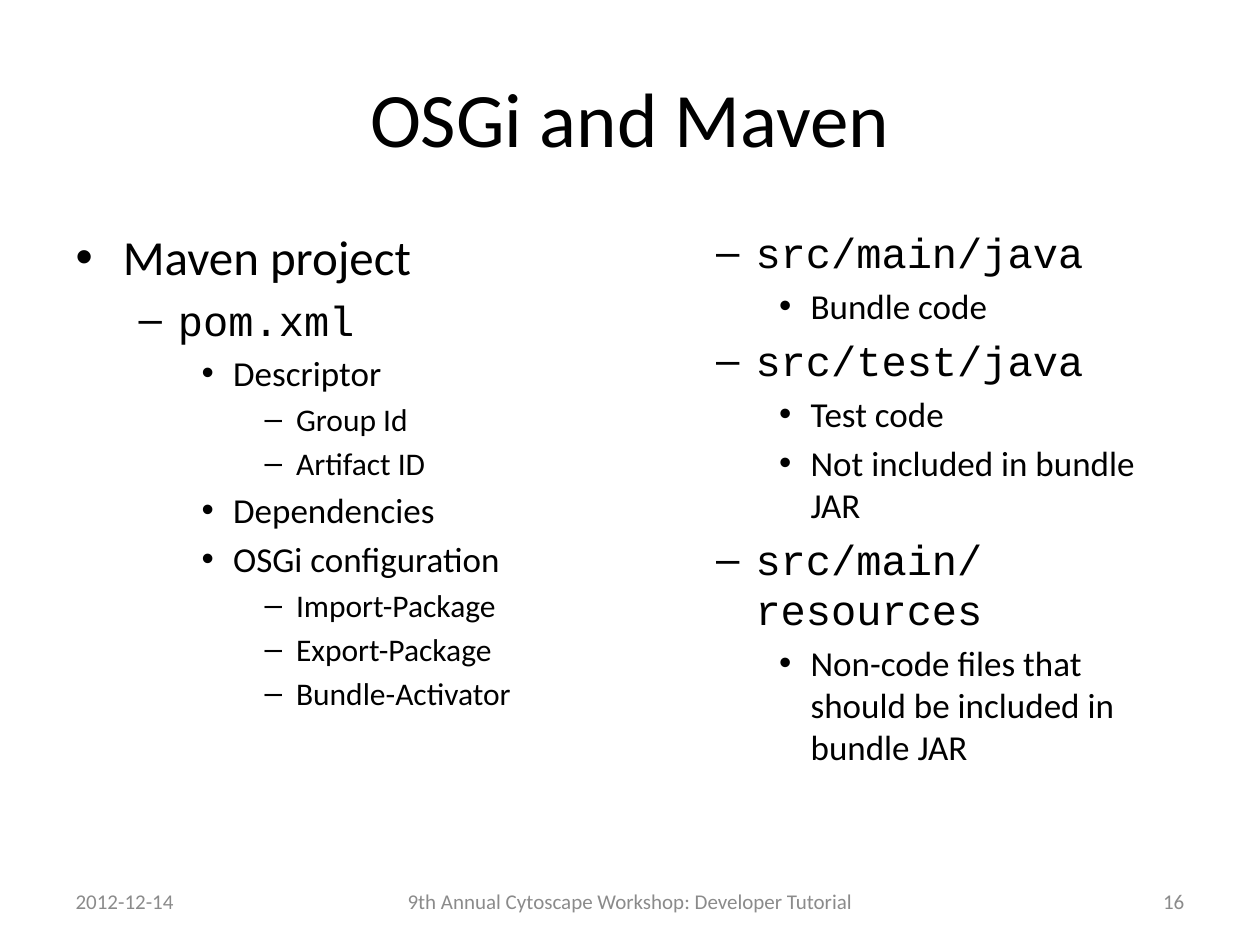
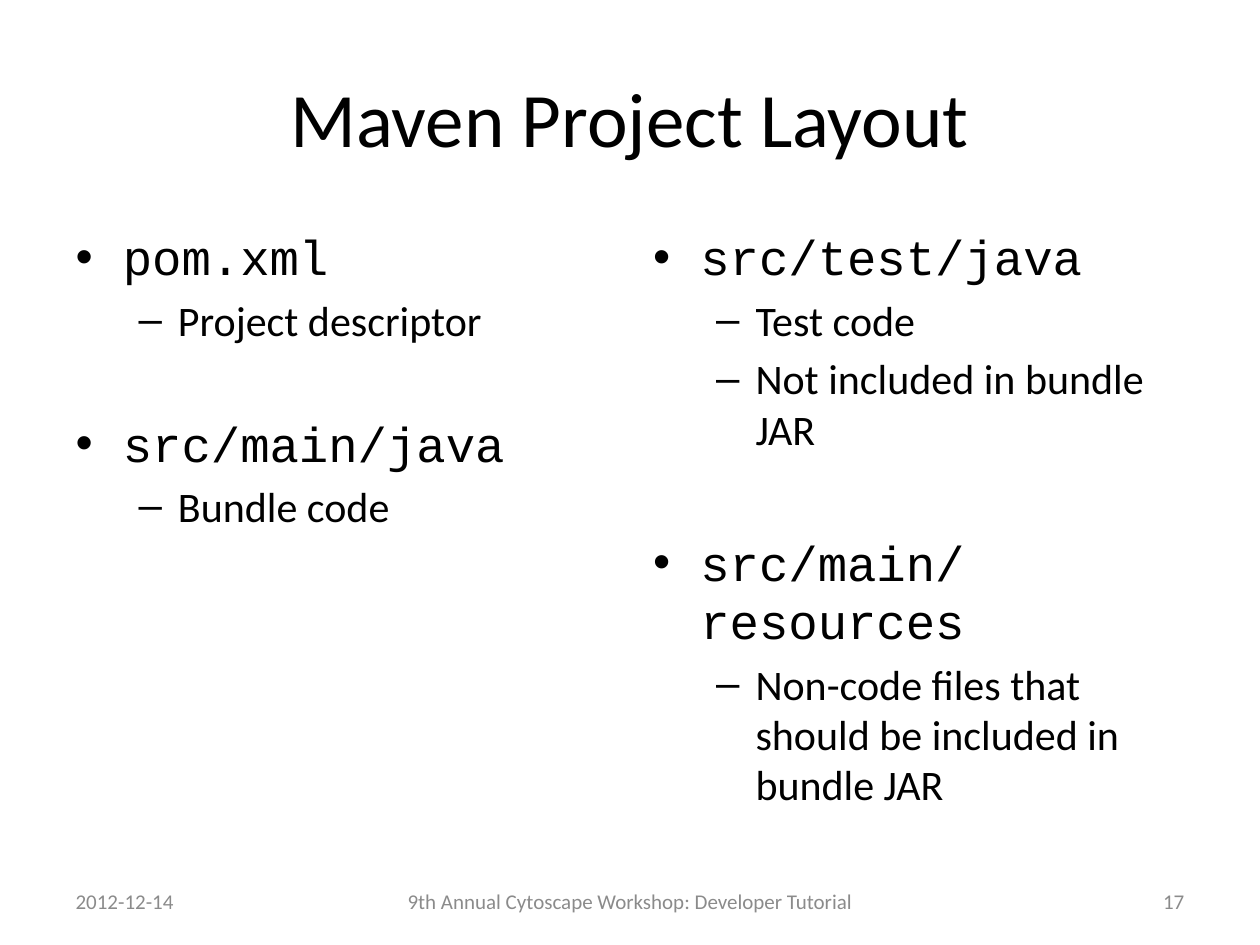
Before and after one commit to jrrmzz/cy3-dev-tutorial, a slide deck: slide 17 of slides.pptx (slide 16 before the commit). Drawn at 1260x945 pixels with LibreOffice and Linux fonts; fonts in the diff are those of the drawing. Boxes give left, top, right and bottom in pixels: in the first picture for what was removed or moved away, otherwise in the second. Text is boxed around its words. In the diff, an @@ line names an element or a change of style, - is before the commit and + after.

Commit message:
Updated slides

```diff
--- a/slides.pptx
+++ b/slides.pptx
@@ title at [290, 94, 968, 161]: text changed @@
-OSGi and Maven
+Maven Project Layout
@@ text "src/test/java" at [700, 240, 1144, 801]: size 24 to 28 pt in "src/test/java", "src/main/resources"; size 20 to 24 pt in "Test code", "Not included in bundle JAR", "Non-code files that should be included in ..."; bullet – to •; list level 2 to 1 in "src/test/java"; bullet • to –; list level 3 to 2 in "Test code"; list level 3 to 2 in "Not included in bundle JAR"; list level 2 to 1 in "src/main/resources"; list level 3 to 2 in "Non-code files that should be ..." @@
@@ text at [123, 241, 411, 284]: paragraph removed @@
-• Maven project
@@ text at [123, 240, 329, 286]: size 24 to 28 pt in "pom.xml"; bullet – to •; list level 2 to 1 in "pom.xml" @@
@@ text at [811, 294, 987, 320]: paragraphs removed @@
-  – src/main/java
-    • Bundle code
@@ text at [123, 306, 505, 523]: text changed; size 18 to 24 pt @@
-    • Descriptor
-      – Group Id
-      – Artifact ID
-    • Dependencies
-    • OSGi configuration
-      – Import-Package
-      – Export-Package
-      – Bundle-Activator
+  – Project descriptor
+• src/main/java
+  – Bundle code
@@ page number at [1163, 895, 1184, 909]: text changed @@
-16
+17
```
Also in this commit, not shown: 9 other slides changed, 8 slides added.
